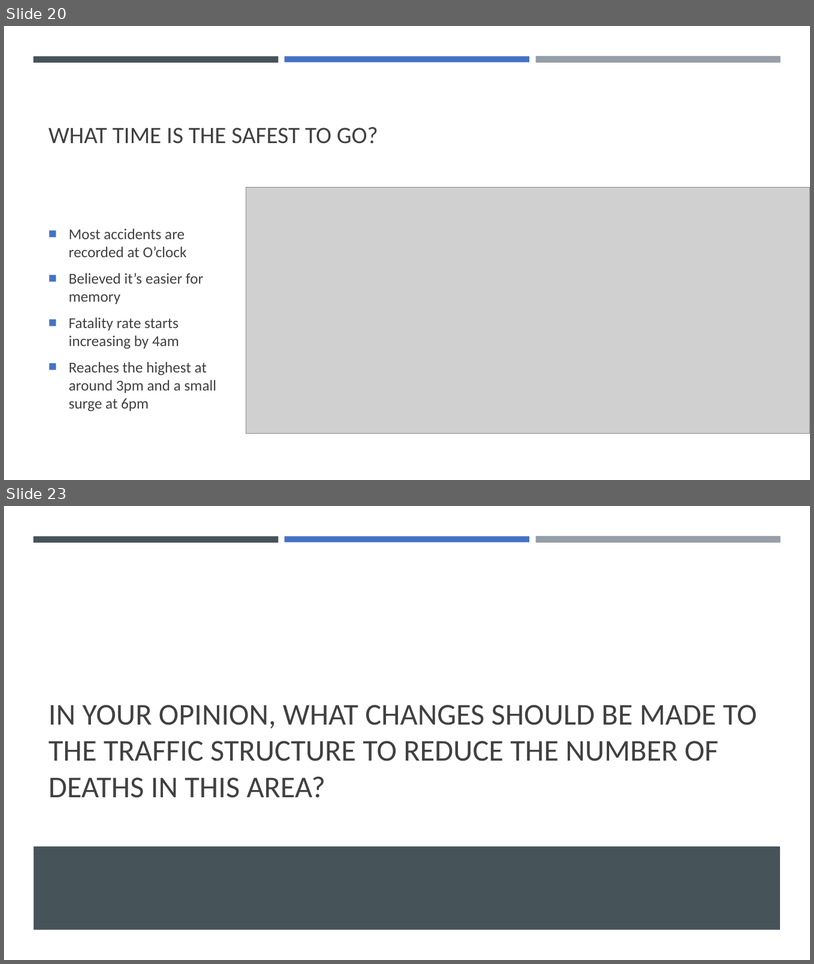
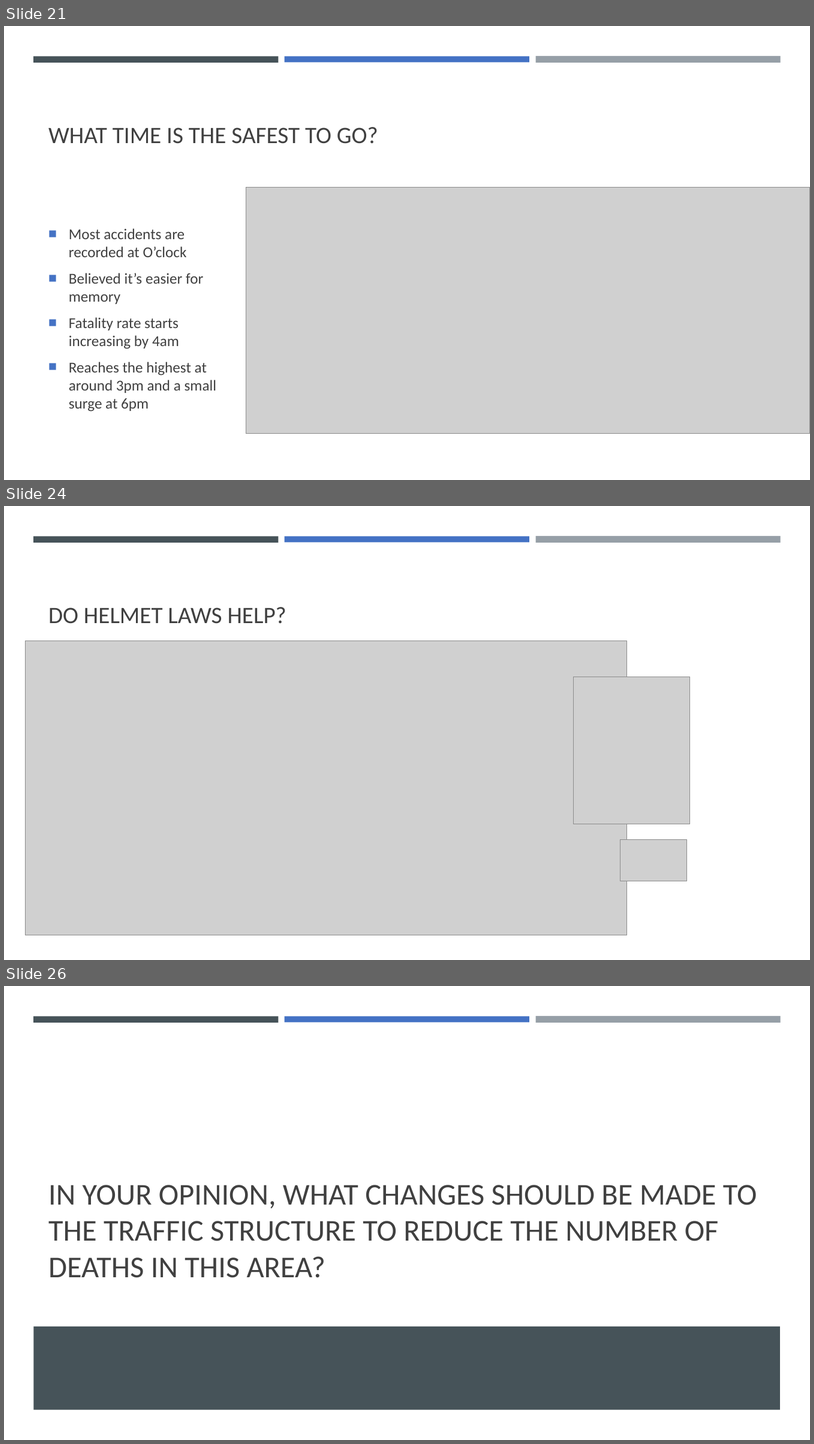
Before and after one commit to cyrusauyeungc/Project_01, a slide deck: output_data/Presentation.pptx. Shown one above the other, each under a label of ours: slides 20 and 23 before the commit, slides 21, 24 and 26 after it; the slides between them are not shown. The pictures are 814x964 and 814x1444 pixels, drawn with LibreOffice and Linux fonts; fonts in the diff are those of the drawing; grey boxes stand for pictures. Boxes give left, top, right and bottom in pixels: in the first picture for what was removed or moved away, otherwise in the second. Text is boxed around its words. In the diff, an @@ line names an element or a change of style, - is before the commit and + after.

```diff
--- a/output_data/Presentation.pptx
+++ b/output_data/Presentation.pptx
@@ slide 24 added at [4,506,810,960], background #FFFFFF; not listed: 3 template elements that a slide beside it also shows @@
@@ title added at [48,607,287,624], 28 pt, text #404040 @@
+DO HELMET LAWS HELP?
@@ picture added at [25,640,627,935] @@
@@ picture added at [574,676,690,824] @@
@@ picture added at [620,840,687,880] @@
@@ what was slide 20 is now slide 21 @@
@@ what was slide 23 is now slide 26 @@
```
Also in this commit, not shown: 3 other slides added, 1 slide removed, 6 other files.
